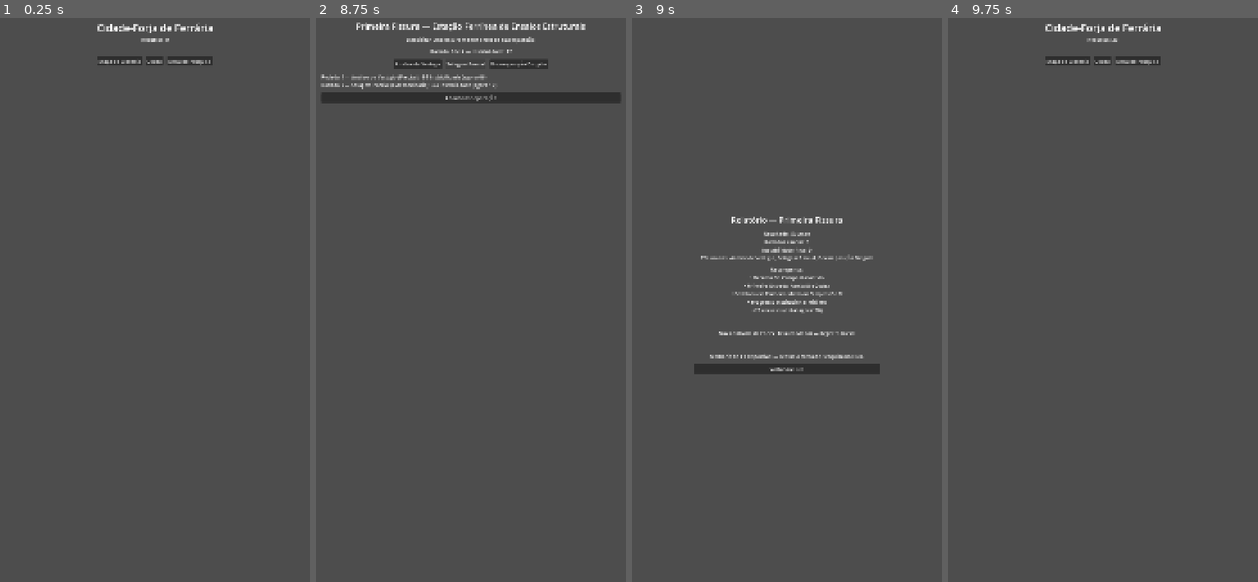
Above: before the commit, frames 1-4 (left to right).
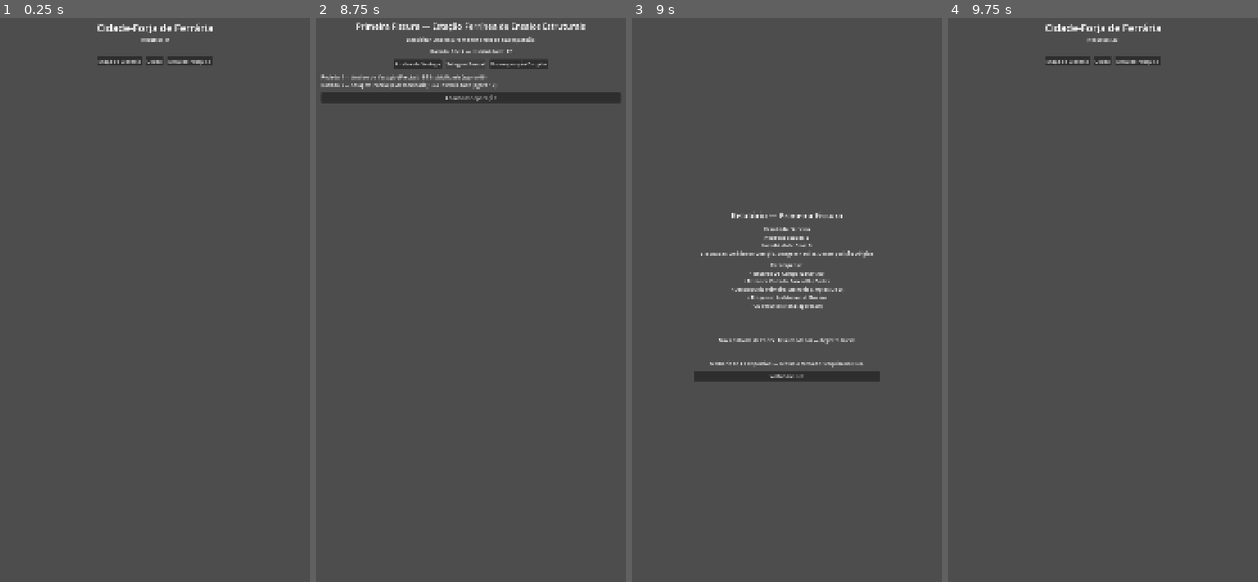
Above: after the commit, the same moments.

Repository: itsmeluan/azoth-breach
Game: Godot game, scene res://scenes/app/app_shell.tscn
The game is run twice, just before and just after one commit, with the same random seed, the same clock (stepped at 60 frames per second) and the same inputs.
Inputs:
- Up to frame 1 (0.25 s): no input
- Up to frame 2 (8.75 s): click "Codex" at 0.5 s; click "Mapa de Aletheia" at 1.25 s; click "Ver operações" at 2 s; click "Primeira Fissura Estação Ferr…" at 2.75 s; click "Seguir" at 3.5 s; click "Build de Agressão" at 4.25 s; click "Build de Contenção" at 5 s; click "Build de Investigação" at 5.75 s; click "Confirmar e entrar em campo" at 6.5 s; click "Análise de Vestígio" at 7.25 s; click "Selagem Parcial" at 8 s
- Up to frame 3 (9 s): click "Decomposição Dirigida" at 8.75 s
- Up to frame 4 (9.75 s): click "Voltar ao Hub" at 9.5 s

Frames 1-2 are identical in both runs. In frame 3, 4.9% of the frame differs, in the area x 20-80%, y 34-65%; in frame 4, nothing differs.

Commit message:
Catalisadores: primeira peça do sistema de loot/crafting do MVP
Implementa o slot de catalisador da estrutura mínima de buildcraft do MVP
(05.1 §10.3: "ET base + 1 modificador + 1 catalisador ou runa") -- só esse
slot por enquanto, modificador/runa fica pra iteração futura.

Pesquisa em /docs confirmou que não existe lista canônica de catalisadores
nomeados -- só a taxonomia formal de 7 subtipos em 04.6 §7.2. Os 4
catalisadores novos (data/catalysts/*.json) usam esses subtipos já
canônicos como nome (Estabilidade, Intensidade, Precisão, Instável) em vez
de inventar nomenclatura nova. Também conecta um gancho pendurado desde
TK-M1-006: a string "chance_de_runa_ou_catalisador" já existia em
rewards_guaranteed de op_varredura_estabilizacao.json (vinda de 05.9), mas
nunca teve efeito mecânico -- agora complete_operation() rola contra ela
de verdade.

Efeito mecânico reaproveita 100% a infraestrutura existente de upgrade de
ET: bonus_level do catalisador equipado soma ao upgrade_level que já
alimenta ETResolution.resolve_attempt. SliceState ganha
effective_resolution_level() (upgrade + catalisador) separado de
et_upgrade_level() (nível puro, continua exibido na Mesa de Pesquisa) --
misturar os dois faria a UI mostrar "nível 4/3", incoerente.

Mesa de Pesquisa ganha inventário de catalisadores + OptionButton por ET
pra equipar (consome do inventário permanentemente, sem desequipar e
recuperar). Relatório ganha aviso aditivo quando um catalisador dropa.

Validado headless: distribuição de raridade e taxa de drop batendo com os
pesos configurados, equipar/desequipar corretos, fluxo via UI completo, e
regressão do fluxo canônico inteiro sem vazamento de nó.

Co-Authored-By: Claude Sonnet 5 <noreply@anthropic.com>

Diff:
--- /dev/null
+++ b/game/data/catalysts/catalisador_estabilidade.json
@@ -0,0 +1,7 @@
+{
+  "id": "catalisador_estabilidade",
+  "name": "Catalisador de Estabilidade",
+  "rarity": "comum",
+  "bonus_level": 1,
+  "description": "Reduz variação na resolução de uma ET, favorecendo previsibilidade sobre intensidade."
+}
--- /dev/null
+++ b/game/data/catalysts/catalisador_instavel.json
@@ -0,0 +1,7 @@
+{
+  "id": "catalisador_instavel",
+  "name": "Catalisador Instável",
+  "rarity": "experimental",
+  "bonus_level": 4,
+  "description": "Bônus experimental de maior intensidade, sem garantia de estabilidade — comportamento ainda em observação acadêmica."
+}
--- /dev/null
+++ b/game/data/catalysts/catalisador_intensidade.json
@@ -0,0 +1,7 @@
+{
+  "id": "catalisador_intensidade",
+  "name": "Catalisador de Intensidade",
+  "rarity": "incomum",
+  "bonus_level": 2,
+  "description": "Amplifica o efeito de uma ET, deslocando sua resolução para resultados mais fortes."
+}
--- /dev/null
+++ b/game/data/catalysts/catalisador_precisao.json
@@ -0,0 +1,7 @@
+{
+  "id": "catalisador_precisao",
+  "name": "Catalisador de Precisão",
+  "rarity": "raro",
+  "bonus_level": 3,
+  "description": "Refina a resolução de uma ET, reduzindo consideravelmente a chance de resultados fracos."
+}
--- a/game/data/state_templates/slice_state_initial.json
+++ b/game/data/state_templates/slice_state_initial.json
@@ -8,5 +8,7 @@
   "et_upgrades": {},
   "codex_entries_unlocked": [],
   "reports_resolved": [],
-  "chase_loot_obtained": []
+  "chase_loot_obtained": [],
+  "catalysts_owned": {},
+  "equipped_catalysts": {}
 }
--- a/game/scenes/reports/report_screen.tscn
+++ b/game/scenes/reports/report_screen.tscn
@@ -51,6 +51,12 @@
 text = ""
 horizontal_alignment = 1
 
+[node name="CatalystNoticeLabel" type="Label" parent="Content"]
+layout_mode = 2
+autowrap_mode = 3
+text = ""
+horizontal_alignment = 1
+
 [node name="CodexNoticeLabel" type="Label" parent="Content"]
 layout_mode = 2
 autowrap_mode = 3
--- a/game/scenes/research/research_screen.tscn
+++ b/game/scenes/research/research_screen.tscn
@@ -35,6 +35,12 @@
 text = ""
 horizontal_alignment = 1
 
+[node name="OwnedCatalystsLabel" type="Label" parent="Content"]
+layout_mode = 2
+autowrap_mode = 3
+text = ""
+horizontal_alignment = 1
+
 [node name="EtList" type="VBoxContainer" parent="Content"]
 layout_mode = 2
 theme_override_constants/separation = 10
--- a/game/scripts/features/operations/operation_field_screen.gd
+++ b/game/scripts/features/operations/operation_field_screen.gd
@@ -103,7 +103,7 @@
 		return
 
 	_round += 1
-	var upgrade_level: int = SliceState.et_upgrade_level(et_id)
+	var upgrade_level: int = SliceState.effective_resolution_level(et_id)
 	var avoid_weak := et_id == CHASE_LOOT_BONUS_ET and SliceState.has_chase_loot(CHASE_LOOT_ID)
 	var result := ETResolution.resolve_attempt(upgrade_level, avoid_weak)
 	var delta: int = result["delta"]
--- a/game/scripts/features/operations/operation_grid_screen.gd
+++ b/game/scripts/features/operations/operation_grid_screen.gd
@@ -272,7 +272,7 @@
 
 
 func _apply_et_at(et_id: String, agent, pos: Vector2i) -> bool:
-	var upgrade_level: int = SliceState.et_upgrade_level(et_id)
+	var upgrade_level: int = SliceState.effective_resolution_level(et_id)
 	match et_id:
 		ET_CRISTALIZACAO:
 			if _model.apply_cristalizacao(agent, pos):
@@ -307,7 +307,7 @@
 
 
 func _use_selagem_parcial(agent) -> void:
-	var upgrade_level: int = SliceState.et_upgrade_level(ET_SELAGEM)
+	var upgrade_level: int = SliceState.effective_resolution_level(ET_SELAGEM)
 	var result := _model.apply_selagem_parcial(upgrade_level)
 	_instability = max(_instability - result["delta"], 0)
 	_ets_used.append(ET_SELAGEM)
--- a/game/scripts/features/reports/report_screen.gd
+++ b/game/scripts/features/reports/report_screen.gd
@@ -3,6 +3,7 @@
 const OperationLoader = preload("res://scripts/services/operation_loader.gd")
 const CodexLoader = preload("res://scripts/services/codex_loader.gd")
 const ETLoader = preload("res://scripts/services/et_loader.gd")
+const CatalystLoader = preload("res://scripts/services/catalyst_loader.gd")
 const TextFormat = preload("res://scripts/services/text_format.gd")
 
 signal navigate_to(scene_path: String, context: Dictionary)
@@ -15,6 +16,7 @@
 @onready var summary_label: Label = $Content/SummaryLabel
 @onready var rewards_label: Label = $Content/RewardsLabel
 @onready var chase_loot_label: Label = $Content/ChaseLootLabel
+@onready var catalyst_notice_label: Label = $Content/CatalystNoticeLabel
 @onready var codex_notice_label: Label = $Content/CodexNoticeLabel
 @onready var recontextualization_label: Label = $Content/RecontextualizationLabel
 @onready var research_notice_label: Label = $Content/ResearchNoticeLabel
@@ -64,6 +66,7 @@
 	]
 
 	chase_loot_label.text = _build_chase_loot_notice()
+	catalyst_notice_label.text = _build_catalyst_notice()
 	codex_notice_label.text = _build_codex_notice(operation)
 	recontextualization_label.text = operation.get("recontextualization_notice", "")
 	research_notice_label.text = "Melhoria de ET disponível — acesse a Mesa de Pesquisa no Hub."
@@ -87,6 +90,16 @@
 	for chase_id in chase_loot_this_run:
 		names.append(TextFormat.format_slug(chase_id))
 	return "Loot raro obtido: %s!" % ", ".join(names)
+
+
+func _build_catalyst_notice() -> String:
+	var catalyst_id: String = _context.get("catalyst_gained", "")
+	if catalyst_id == "":
+		return ""
+	for catalyst in CatalystLoader.load_all():
+		if catalyst.get("id") == catalyst_id:
+			return "Catalisador obtido: %s!" % catalyst.get("name", catalyst_id)
+	return "Catalisador obtido: %s!" % catalyst_id
 
 
 func _build_codex_notice(operation: Dictionary) -> String:
--- a/game/scripts/features/research/research_screen.gd
+++ b/game/scripts/features/research/research_screen.gd
@@ -1,12 +1,15 @@
 extends Control
 
 const ETLoader = preload("res://scripts/services/et_loader.gd")
+const CatalystLoader = preload("res://scripts/services/catalyst_loader.gd")
 
 signal navigate_to(scene_path: String, context: Dictionary)
 
 const HUB_SCENE := "res://scenes/hub/hub_screen.tscn"
+const NO_CATALYST_LABEL := "Nenhum catalisador"
 
 @onready var resources_label: Label = $Content/ResourcesLabel
+@onready var owned_catalysts_label: Label = $Content/OwnedCatalystsLabel
 @onready var et_list_container: VBoxContainer = $Content/EtList
 @onready var return_button: Button = $Content/ReturnButton
 
@@ -18,6 +21,7 @@
 
 func _refresh() -> void:
 	resources_label.text = "Recursos: %d" % SliceState.resources
+	owned_catalysts_label.text = _build_owned_catalysts_text()
 
 	for child in et_list_container.get_children():
 		et_list_container.remove_child(child)
@@ -27,15 +31,31 @@
 		et_list_container.add_child(_build_et_row(et))
 
 
+func _build_owned_catalysts_text() -> String:
+	if SliceState.catalysts_owned.is_empty():
+		return "Catalisadores: nenhum ainda."
+	var lines: Array[String] = ["Catalisadores:"]
+	for catalyst in CatalystLoader.load_all():
+		var catalyst_id: String = catalyst.get("id", "")
+		var count: int = SliceState.catalysts_owned.get(catalyst_id, 0)
+		if count > 0:
+			lines.append("- %s: %dx" % [catalyst.get("name", catalyst_id), count])
+	return "\n".join(lines)
+
+
 func _build_et_row(et: Dictionary) -> HBoxContainer:
 	var et_id: String = et.get("id", "")
 	var level: int = SliceState.et_upgrade_level(et_id)
+	var catalyst_bonus: int = SliceState.catalyst_bonus_for(et_id)
 
 	var row := HBoxContainer.new()
 	row.add_theme_constant_override("separation", 12)
 
+	var level_text := "%s — nível %d/%d" % [et.get("name", et_id), level, SliceState.ET_UPGRADE_MAX_LEVEL]
+	if catalyst_bonus > 0:
+		level_text += " (+%d catalisador)" % catalyst_bonus
 	var label := Label.new()
-	label.text = "%s — nível %d/%d" % [et.get("name", et_id), level, SliceState.ET_UPGRADE_MAX_LEVEL]
+	label.text = level_text
 	label.custom_minimum_size = Vector2(320, 0)
 	row.add_child(label)
 
@@ -45,7 +65,40 @@
 	button.pressed.connect(func() -> void: _on_upgrade_pressed(et_id))
 	row.add_child(button)
 
+	row.add_child(_build_catalyst_option_button(et_id))
+
 	return row
+
+
+func _build_catalyst_option_button(et_id: String) -> OptionButton:
+	var option_button := OptionButton.new()
+	var id_by_index: Dictionary = {0: ""}
+	option_button.add_item(NO_CATALYST_LABEL)
+
+	var equipped_id: String = SliceState.equipped_catalysts.get(et_id, "")
+	var selected_index := 0
+	var index := 1
+	for catalyst in CatalystLoader.load_all():
+		var catalyst_id: String = catalyst.get("id", "")
+		var owned_count: int = SliceState.catalysts_owned.get(catalyst_id, 0)
+		if owned_count <= 0 and catalyst_id != equipped_id:
+			continue
+		option_button.add_item("%s (%dx)" % [catalyst.get("name", catalyst_id), owned_count])
+		id_by_index[index] = catalyst_id
+		if catalyst_id == equipped_id:
+			selected_index = index
+		index += 1
+
+	option_button.selected = selected_index
+	option_button.item_selected.connect(func(idx: int) -> void: _on_catalyst_selected(et_id, id_by_index.get(idx, "")))
+	return option_button
+
+
+func _on_catalyst_selected(et_id: String, catalyst_id: String) -> void:
+	if catalyst_id == SliceState.equipped_catalysts.get(et_id, ""):
+		return
+	SliceState.equip_catalyst(et_id, catalyst_id)
+	_refresh()
 
 
 func _on_upgrade_pressed(et_id: String) -> void:
--- /dev/null
+++ b/game/scripts/services/catalyst_loader.gd
@@ -0,0 +1,8 @@
+extends RefCounted
+
+const JsonDirectoryLoader = preload("res://scripts/services/json_directory_loader.gd")
+const CATALYSTS_DIR := "res://data/catalysts"
+
+
+static func load_all() -> Array[Dictionary]:
+	return JsonDirectoryLoader.load_all(CATALYSTS_DIR)
--- a/game/scripts/state/slice_state.gd
+++ b/game/scripts/state/slice_state.gd
@@ -1,6 +1,7 @@
 extends Node
 
 const OperationLoader = preload("res://scripts/services/operation_loader.gd")
+const CatalystLoader = preload("res://scripts/services/catalyst_loader.gd")
 
 const INITIAL_STATE_PATH := "res://data/state_templates/slice_state_initial.json"
 const SAVE_PATH := "user://slice_state_save.json"
@@ -11,6 +12,21 @@
 const CHASE_LOOT_CHANCE := 15
 const MAX_REPORTS_RETAINED := 20
 const REPEATABLE_TYPE := "repetivel"
+
+# Recompensa data-driven "chance_de_runa_ou_catalisador" (05.9, presente em
+# op_varredura_estabilizacao.json desde TK-M1-006, nunca conectada a efeito
+# mecânico até aqui).
+const CATALYST_DROP_REWARD_KEY := "chance_de_runa_ou_catalisador"
+const CATALYST_DROP_CHANCE := 15
+# Pesos de raridade sem valor definido em /docs (04.6 §7.2 só define os
+# subtipos, não frequência) — decisão de implementação, mesma natureza das
+# faixas de qualidade já hardcoded em et_resolution.gd.
+const CATALYST_RARITY_WEIGHTS := {
+	"comum": 55,
+	"incomum": 30,
+	"raro": 12,
+	"experimental": 3,
+}
 
 var current_phase: String = ""
 var operations_unlocked: Array = []
@@ -22,6 +38,8 @@
 var codex_entries_unlocked: Array = []
 var reports_resolved: Array = []
 var chase_loot_obtained: Array = []
+var catalysts_owned: Dictionary = {}
+var equipped_catalysts: Dictionary = {}
 
 
 func _ready() -> void:
@@ -44,6 +62,8 @@
 	codex_entries_unlocked = data.get("codex_entries_unlocked", [])
 	reports_resolved = data.get("reports_resolved", [])
 	chase_loot_obtained = data.get("chase_loot_obtained", [])
+	catalysts_owned = data.get("catalysts_owned", {})
+	equipped_catalysts = data.get("equipped_catalysts", {})
 
 
 func save_to_disk() -> void:
@@ -58,6 +78,8 @@
 		"codex_entries_unlocked": codex_entries_unlocked,
 		"reports_resolved": reports_resolved,
 		"chase_loot_obtained": chase_loot_obtained,
+		"catalysts_owned": catalysts_owned,
+		"equipped_catalysts": equipped_catalysts,
 	}
 	var file := FileAccess.open(SAVE_PATH, FileAccess.WRITE)
 	file.store_string(JSON.stringify(data, "  "))
@@ -113,6 +135,14 @@
 			chase_loot_this_run.append(chase_id)
 	report_data["chase_loot_this_run"] = chase_loot_this_run
 
+	var catalyst_gained := ""
+	if current_operation.get("rewards_guaranteed", []).has(CATALYST_DROP_REWARD_KEY):
+		if randi_range(1, 100) <= CATALYST_DROP_CHANCE:
+			catalyst_gained = _roll_random_catalyst()
+			if catalyst_gained != "":
+				add_catalyst(catalyst_gained)
+	report_data["catalyst_gained"] = catalyst_gained
+
 	save_to_disk()
 
 
@@ -140,3 +170,57 @@
 	et_upgrades[et_id] = current_level + 1
 	save_to_disk()
 	return true
+
+
+func add_catalyst(catalyst_id: String) -> void:
+	catalysts_owned[catalyst_id] = catalysts_owned.get(catalyst_id, 0) + 1
+	save_to_disk()
+
+
+func equip_catalyst(et_id: String, catalyst_id: String) -> bool:
+	if catalyst_id == "":
+		equipped_catalysts.erase(et_id)
+		save_to_disk()
+		return true
+	if catalysts_owned.get(catalyst_id, 0) <= 0:
+		return false
+	catalysts_owned[catalyst_id] -= 1
+	if catalysts_owned[catalyst_id] <= 0:
+		catalysts_owned.erase(catalyst_id)
+	equipped_catalysts[et_id] = catalyst_id
+	save_to_disk()
+	return true
+
+
+func catalyst_bonus_for(et_id: String) -> int:
+	var catalyst_id: String = equipped_catalysts.get(et_id, "")
+	if catalyst_id == "":
+		return 0
+	for catalyst in CatalystLoader.load_all():
+		if catalyst.get("id") == catalyst_id:
+			return catalyst.get("bonus_level", 0)
+	return 0
+
+
+func effective_resolution_level(et_id: String) -> int:
+	return et_upgrade_level(et_id) + catalyst_bonus_for(et_id)
+
+
+func _roll_random_catalyst() -> String:
+	var catalysts := CatalystLoader.load_all()
+	if catalysts.is_empty():
+		return ""
+	var total_weight := 0
+	for catalyst in catalysts:
+		var rarity: String = catalyst.get("rarity", "comum")
+		total_weight += CATALYST_RARITY_WEIGHTS.get(rarity, 0)
+	if total_weight <= 0:
+		return ""
+	var roll := randi_range(1, total_weight)
+	var cumulative := 0
+	for catalyst in catalysts:
+		var rarity: String = catalyst.get("rarity", "comum")
+		cumulative += CATALYST_RARITY_WEIGHTS.get(rarity, 0)
+		if roll <= cumulative:
+			return catalyst.get("id", "")
+	return catalysts[-1].get("id", "")
Not shown, added: game/scripts/services/catalyst_loader.gd.uid
Not shown, changed: CLAUDE.md
